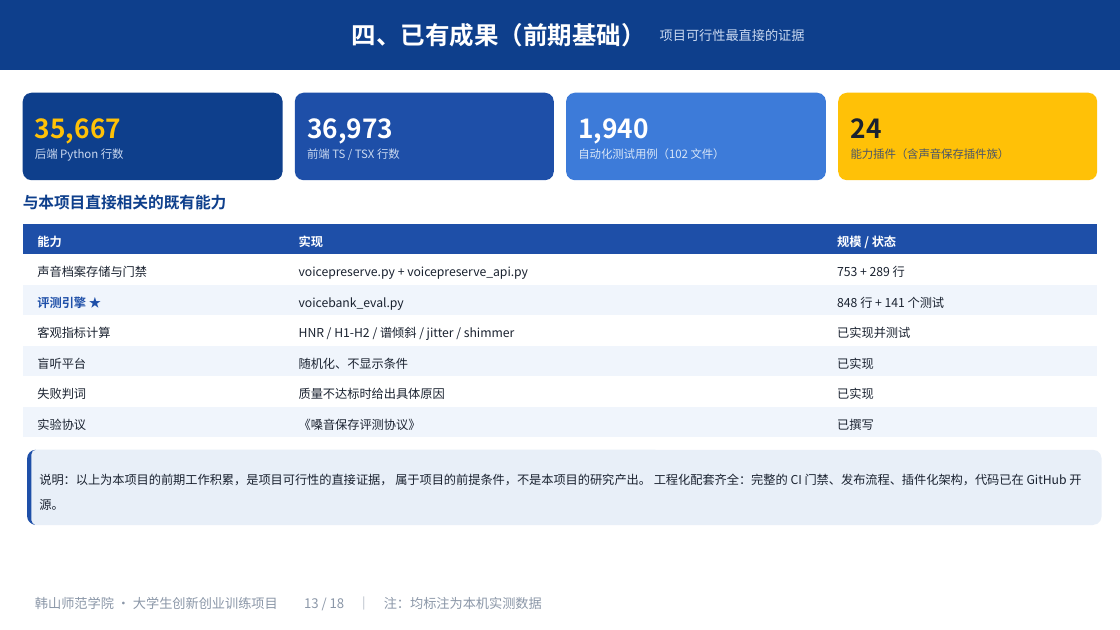
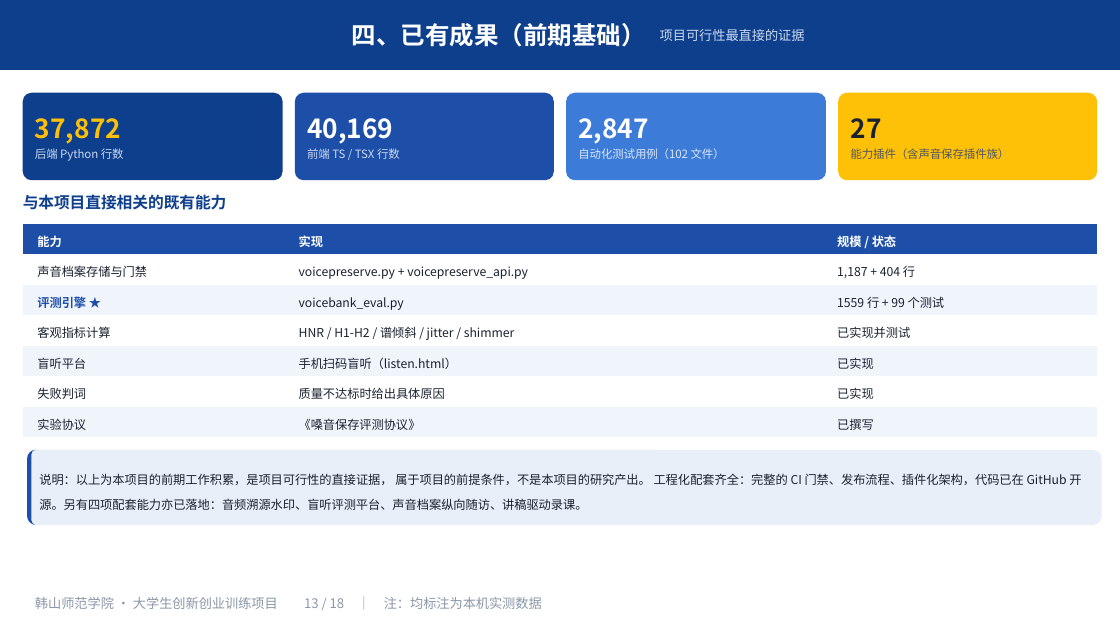
Before and after one commit to mouxu66/voice-morph, a slide deck: slide 14 of docs/大创申报-2026-10/大创申报PPT.pptx. Drawn at 1120x630 pixels with LibreOffice and Linux fonts; fonts in the diff are those of the drawing. Boxes give left, top, right and bottom in pixels: in the first picture for what was removed or moved away, otherwise in the second. Text is boxed around its words. In the diff, an @@ line names an element or a change of style, - is before the commit and + after.

Commit message:
docs(dachuang): 申报材料全量对齐 2026-10-05 口径 + 补入四项新能力
规模重算（口径：m2_server/**/*.py 排除 tests；web/src/**/*.{ts,tsx}）：
- 后端 35,667 → 37,872 行；前端 36,973 → 40,169 行
- 测试 1,940 → 2,847（后端 2,422 + 前端 425，149 个文件）
- 插件 24 → 27；路由 33 → 36 模块 / 195 → 219 端点
- 评测引擎 848 行 + 68 测试 → 1559 行 + 99 测试
- 声音档案存储与门禁 753+289 → 1,187+404

口径修正（此前自相矛盾）：
- 「端到端 p50 ≈ 50 ms」→「≈ 300 ms」；50 ms 实为单块推理，端到端是
  ASR+克隆+声码三段之和，一页纸/PPT/申报书三处统一

内容补入（对齐 01-申报书正文.md）：
- 申报书 docx：既有能力表 +3 行（纵向随访 / 溯源水印 / 讲稿录课）、
  4.2 结论表 +4 条（5 主观听测可平台化、6 可溯源标识、7 长期跟随、
  8 讲稿逐页转旁白）、诚信声明 +1 条（不夸大技术能力）、
  合规层补 AudioSeal 水印来源、全链路验证补 99 个新增用例说明
- PPT 重出 19 页，PDF 同步；申报书 docx 重出 23 页，PDF 同步
- 保留「24 名听测被试 / 24 名听测者」不变（研究设计人数，非插件数）

核验：test_docs_freshness / test_docs_references / test_plugin_switch
共 67 项全绿。

```diff
--- a/docs/大创申报-2026-10/大创申报PPT.pptx
+++ b/docs/大创申报-2026-10/大创申报PPT.pptx
@@ text at (35, 118, 121, 144): text changed @@
-35,667
+37,872
@@ text at (307, 118, 393, 144): text changed @@
-36,973
+40,169
@@ text at (578, 118, 649, 144): text changed @@
-1,940
+2,847
@@ text at (851, 118, 882, 138): text changed @@
-24
+27
@@ table at (23, 224, 1097, 438) @@
-row 2, column 3: 753 + 289 行
+row 2, column 3: 1,187 + 404 行
-row 3, column 3: 848 行 + 141 个测试
+row 3, column 3: 1559 行 + 99 个测试
-row 5, column 2: 随机化、不显示条件
+row 5, column 2: 手机扫码盲听（listen.html）
@@ text at (39, 473, 1081, 510): text changed @@
-说明：以上为本项目的前期工作积累，是项目可行性的直接证据， 属于项目的前提条件，不是本项目的研究产出。 工程化配套齐全：完整的 CI 门禁、发布流程、插件化架构，代码已在 GitHub 开源。
+说明：以上为本项目的前期工作积累，是项目可行性的直接证据， 属于项目的前提条件，不是本项目的研究产出。 工程化配套齐全：完整的 CI 门禁、发布流程、插件化架构，代码已在 GitHub 开源。另有四项配套能力亦已落地：音频溯源水印、盲听评测平台、声音档案纵向随访、讲稿驱动录课。
```
Also in this commit, not shown: 3 other slides changed, 12 other files.
